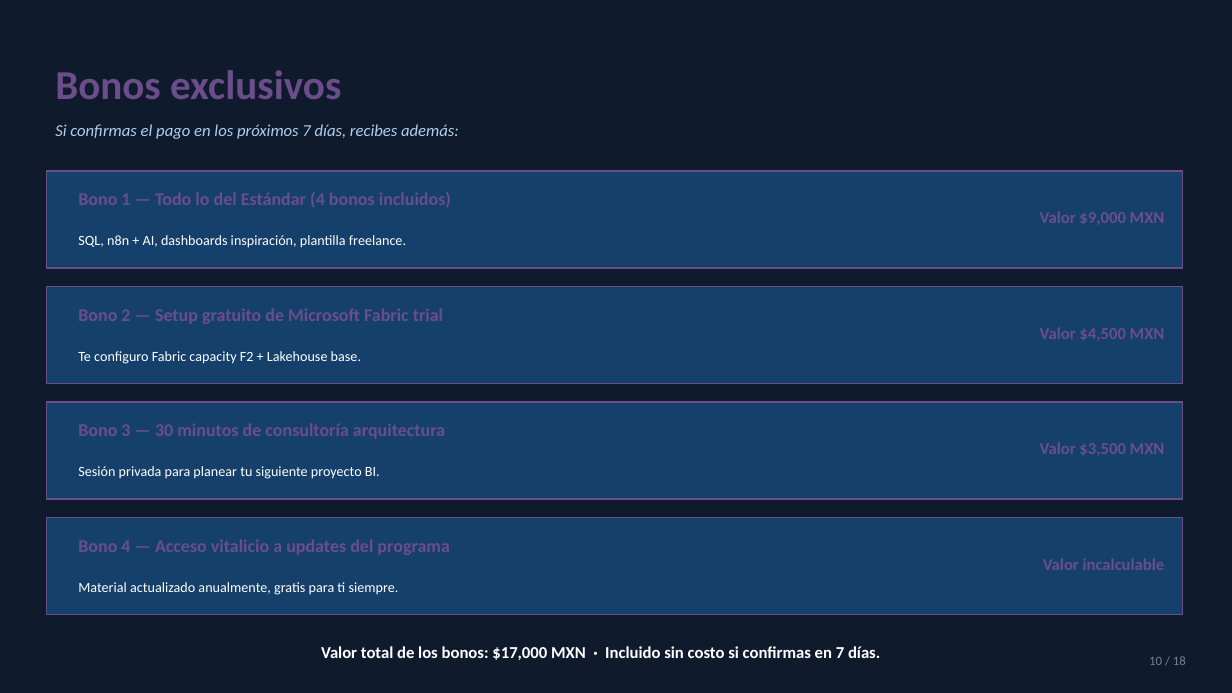
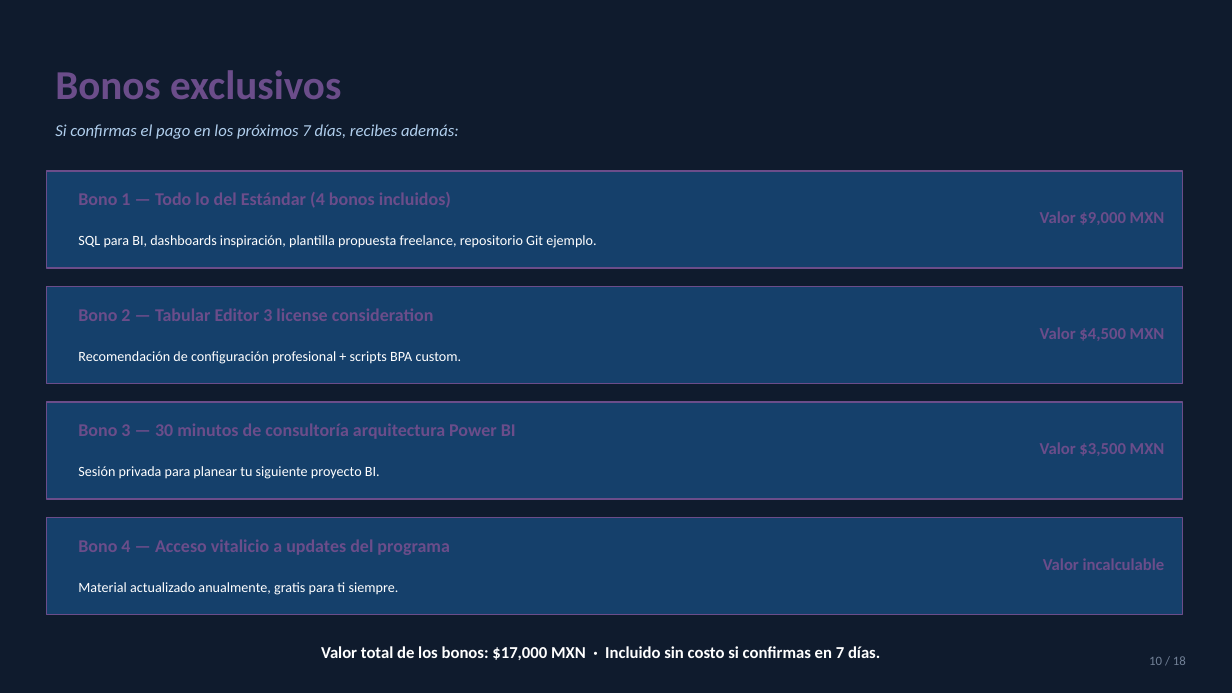
Before and after one commit to iKingRagnar/2BI, a slide deck: slide 10 of scorecard-General/PAGINA-2BI/academia/materiales/08_Premium_Presentacion_Comercial.pptx. Drawn at 1232x693 pixels with LibreOffice and Linux fonts; fonts in the diff are those of the drawing. Boxes give left, top, right and bottom in pixels: in the first picture for what was removed or moved away, otherwise in the second. Text is boxed around its words. In the diff, an @@ line names an element or a change of style, - is before the commit and + after.

Commit message:
feat(academia): nueva seccion de cursos Power BI con 4 tiers + 12 materiales

```diff
--- a/scorecard-General/PAGINA-2BI/academia/materiales/08_Premium_Presentacion_Comercial.pptx
+++ b/scorecard-General/PAGINA-2BI/academia/materiales/08_Premium_Presentacion_Comercial.pptx
@@ text at (78, 235, 596, 248): text changed @@
-SQL, n8n + AI, dashboards inspiración, plantilla freelance.
+SQL para BI, dashboards inspiración, plantilla propuesta freelance, repositorio Git ejemplo.
@@ text at (78, 308, 434, 321): text changed @@
-Bono 2 — Setup gratuito de Microsoft Fabric trial
+Bono 2 — Tabular Editor 3 license consideration
@@ text at (78, 351, 462, 364): text changed @@
-Te configuro Fabric capacity F2 + Lakehouse base.
+Recomendación de configuración profesional + scripts BPA custom.
@@ text at (78, 423, 516, 439): text changed @@
-Bono 3 — 30 minutos de consultoría arquitectura
+Bono 3 — 30 minutos de consultoría arquitectura Power BI
```
Also in this commit, not shown: 9 other slides changed, 28 other files.
